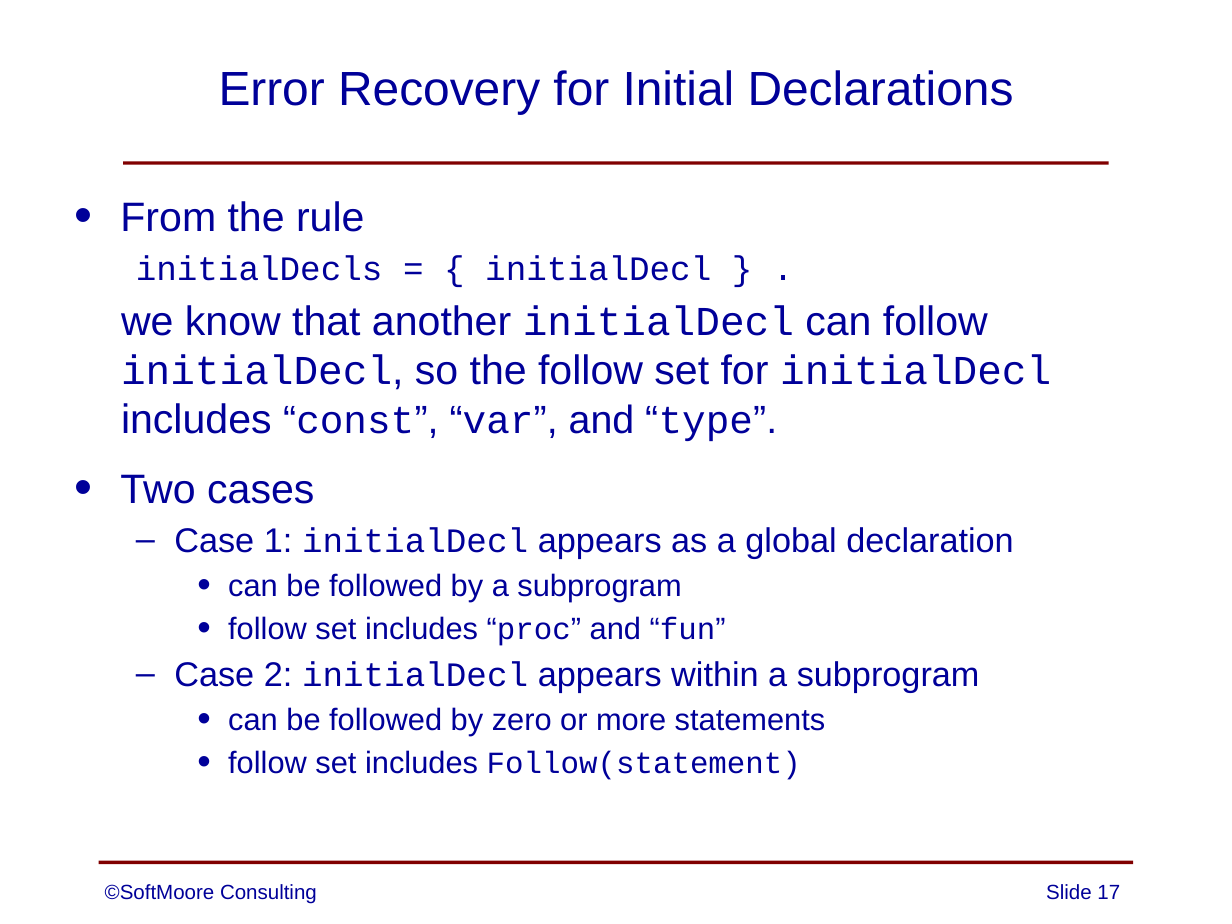
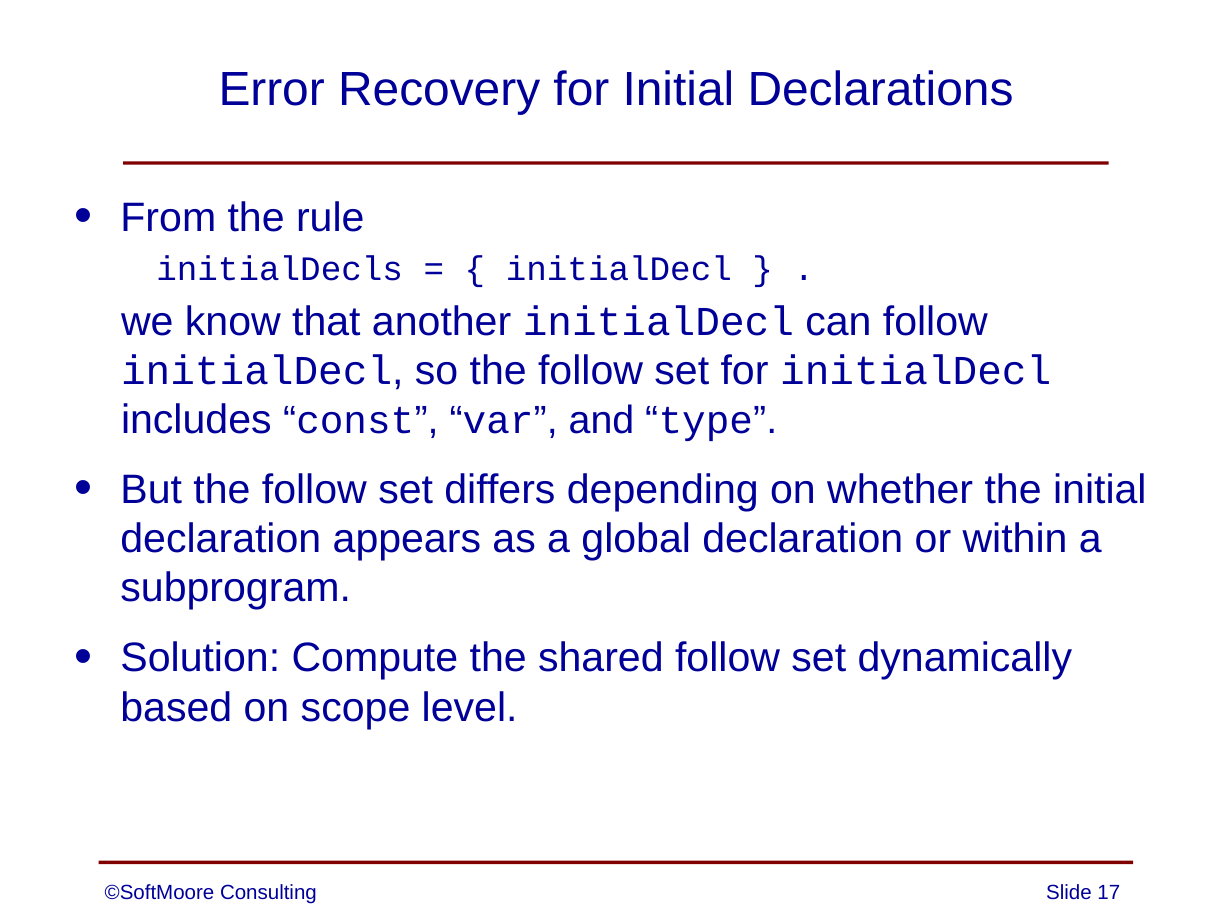
Before and after one commit to SoftMoore/CPRL-Java-3rd, a slide deck: slide 17 of PowerPoints/07 - Error Handling.pptx. Drawn at 1232x924 pixels with LibreOffice and Linux fonts; fonts in the diff are those of the drawing. Boxes give left, top, right and bottom in pixels: in the first picture for what was removed or moved away, otherwise in the second. Text is boxed around its words. In the diff, an @@ line names an element or a change of style, - is before the commit and + after.

```diff
--- a/PowerPoints/07 - Error Handling.pptx
+++ b/PowerPoints/07 - Error Handling.pptx
@@ text at <box>120,473,1147,729</box>: text changed; size 18 to 24 pt @@
-• Two cases
-  – Case 1: initialDecl appears as a global declaration
-    • can be followed by a subprogram
-    • follow set includes “proc” and “fun”
-  – Case 2: initialDecl appears within a subprogram
-    • can be followed by zero or more statements
-    • follow set includes Follow(statement)
+• But the follow set differs depending on whether the initial declaration appears as a global declaration or within a subprogram.
+• Solution: Compute the shared follow set dynamically based on scope level.
```
Also in this commit, not shown: 9 other slides changed.
